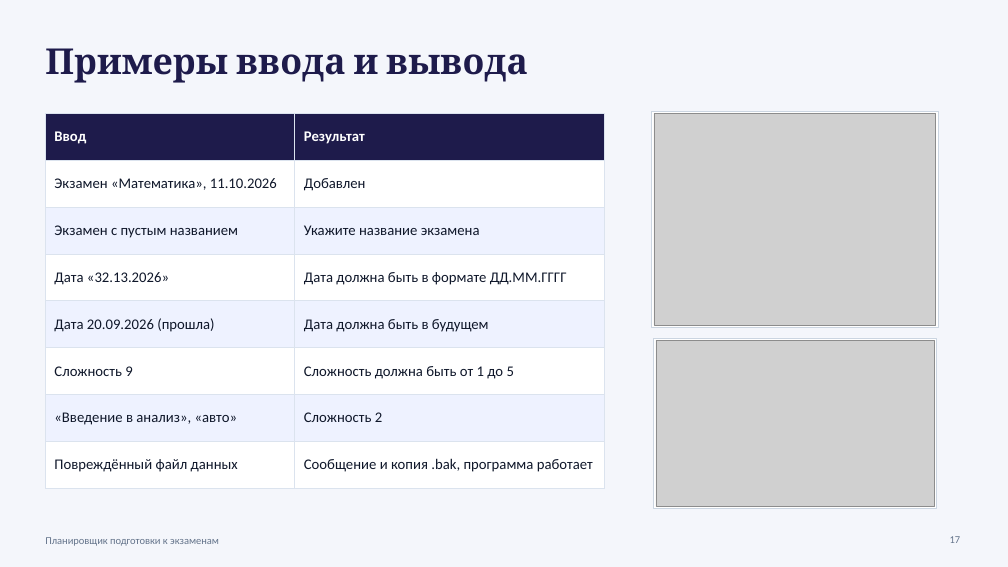
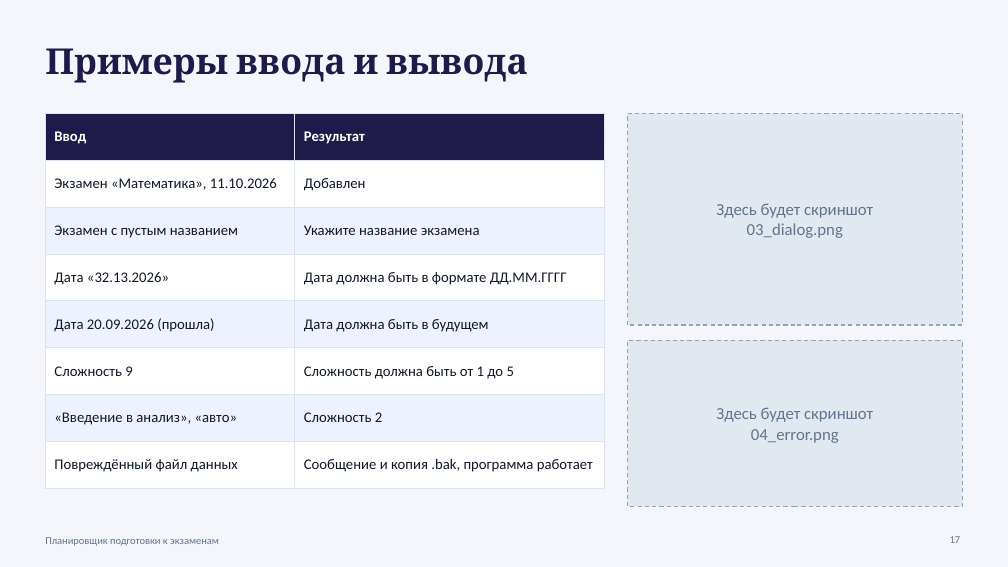
Before and after one commit to leywinkw/exam-planner, a slide deck: slide 17 of docs/Презентация_Планировщик_экзаменов.pptx. Drawn at 1008x567 pixels with LibreOffice and Linux fonts; fonts in the diff are those of the drawing; grey boxes stand for pictures. Boxes give left, top, right and bottom in pixels: in the first picture for what was removed or moved away, otherwise in the second. Text is boxed around its words. In the diff, an @@ line names an element or a change of style, - is before the commit and + after.

```diff
--- a/docs/Презентация_Планировщик_экзаменов.pptx
+++ b/docs/Презентация_Планировщик_экзаменов.pptx
@@ rectangle: place and size @@
-rectangle at [652, 111, 938, 327]
+rectangle at [628, 113, 963, 325]
@@ rectangle at [628, 113, 963, 325]: fill #FFFFFF to #E2E8F0; outline #CBD5E1 0.75 pt to #94A3B8 1 pt dashed @@
@@ picture removed at [654, 113, 936, 325] @@
@@ text added at [716, 203, 873, 238], 16 pt, text #64748B @@
+Здесь будет скриншот
+03_dialog.png
@@ rectangle at [628, 340, 963, 507]: fill #FFFFFF to #E2E8F0; outline #CBD5E1 0.75 pt to #94A3B8 1 pt dashed @@
@@ rectangle: place and size @@
-rectangle at [654, 338, 937, 509]
+rectangle at [628, 340, 963, 507]
@@ picture removed at [656, 340, 935, 507] @@
@@ text added at [716, 407, 873, 443], 16 pt, text #64748B @@
+Здесь будет скриншот
+04_error.png
```
Also in this commit, not shown: 5 other slides changed, 16 other files.
